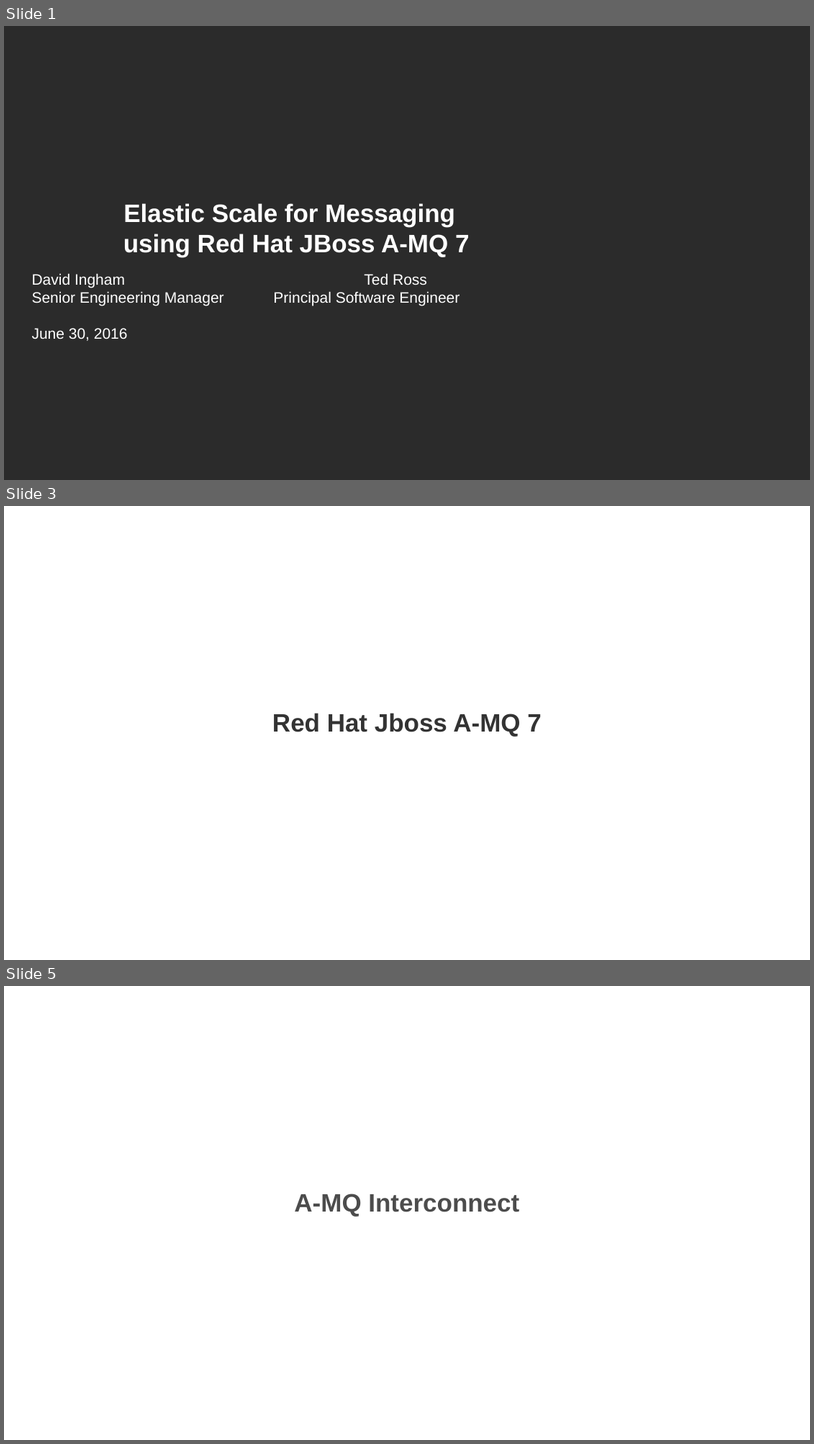
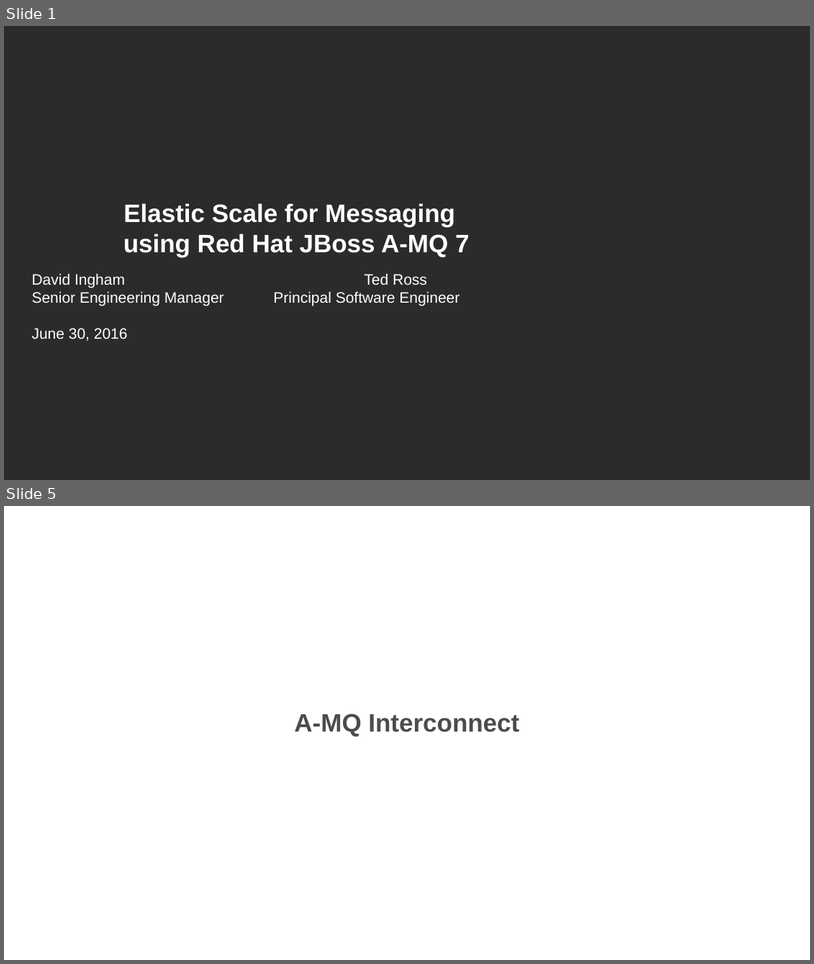
Before and after one commit to ted-ross/summit2016, a slide deck: slides/ElasticScale.odp. Shown one above the other, each under a label of ours: slides 1, 3 and 5 before the commit, slides 1 and 5 after it; the slides between them are not shown. The pictures are 814x1444 and 814x964 pixels, drawn with LibreOffice and Linux fonts; fonts in the diff are those of the drawing; background and template pictures are left out; a plain dark background stands for a picture behind light text. Boxes give left, top, right and bottom in pixels: in the first picture for what was removed or moved away, otherwise in the second. Text is boxed around its words. In the diff, an @@ line names an element or a change of style, - is before the commit and + after.

```diff
--- a/slides/ElasticScale.odp
+++ b/slides/ElasticScale.odp
@@ slide 3 removed at (4, 506, 810, 960), background picture (left out) @@
@@ text removed at (273, 713, 541, 736) @@
-Red Hat Jboss A-MQ 7
```
Also in this commit, not shown: 2 slides changed, 4 slides added, 1 other slide removed, 1 other file.
